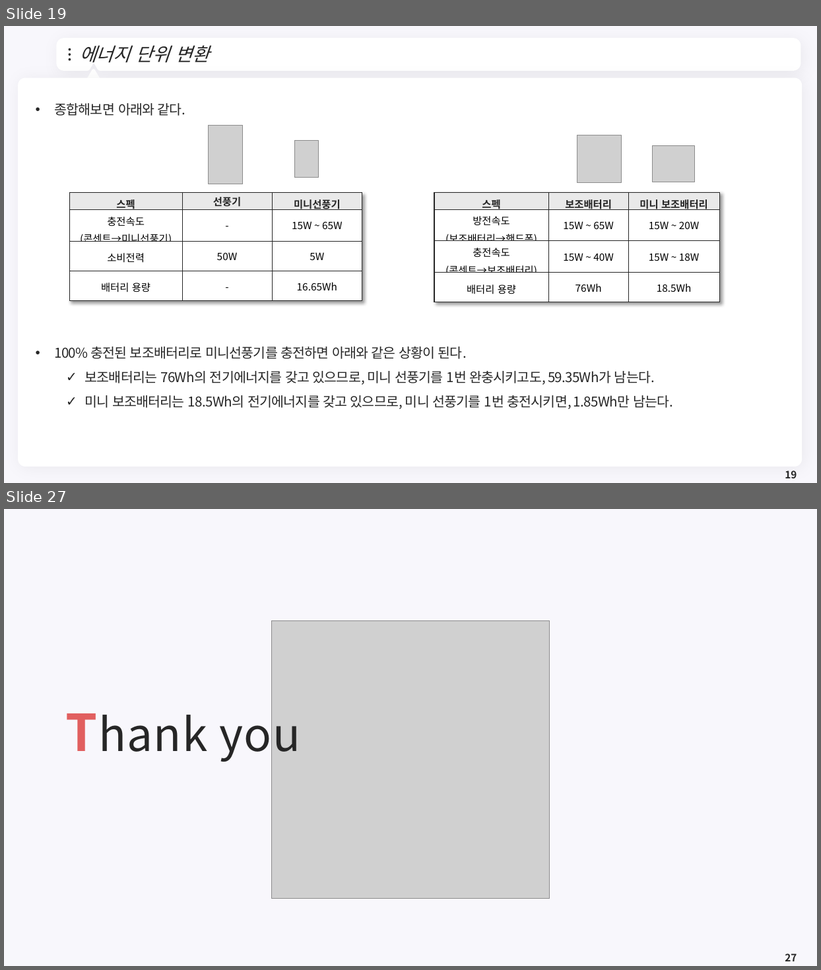
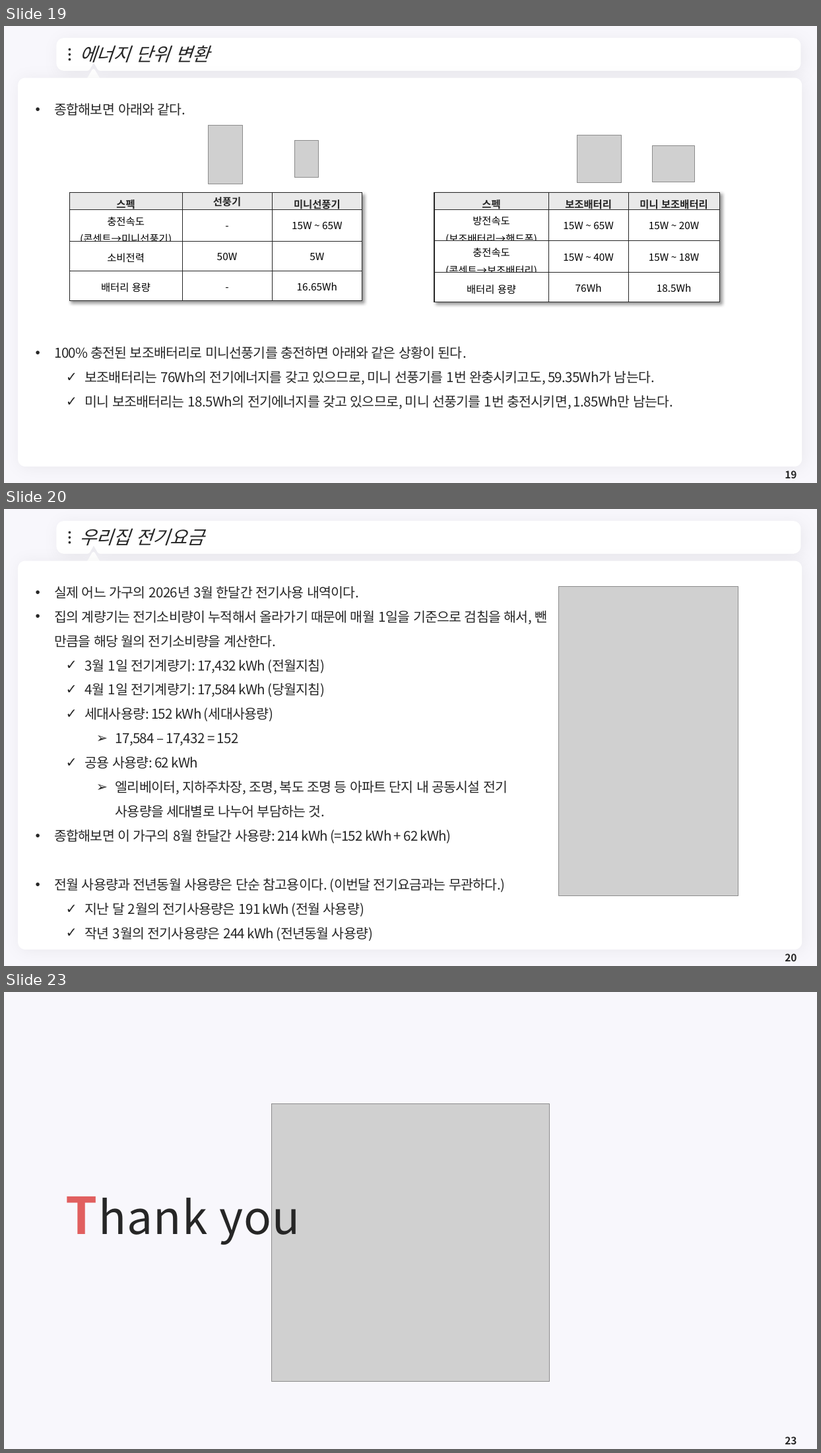
Before and after one commit to meandthey/Teaching, a slide deck: 에너지경제학/자원에너지경제학_Chapter_1.pptx. Shown one above the other, each under a label of ours: slides 19 and 27 before the commit, slides 19, 20 and 23 after it; the slides between them are not shown. The pictures are 821x970 and 821x1453 pixels, drawn with LibreOffice and Linux fonts; fonts in the diff are those of the drawing; grey boxes stand for pictures; background and template pictures are left out. Boxes give left, top, right and bottom in pixels: in the first picture for what was removed or moved away, otherwise in the second. Text is boxed around its words. In the diff, an @@ line names an element or a change of style, - is before the commit and + after.

```diff
--- a/에너지경제학/자원에너지경제학_Chapter_1.pptx
+++ b/에너지경제학/자원에너지경제학_Chapter_1.pptx
@@ slide 20 added at box(4, 509, 817, 966), background #F8F7FC; not listed: 7 template elements that a slide beside it also shows @@
@@ title added at box(79, 528, 205, 546), 22 pt, text #262626, italic @@
+우리집 전기요금
@@ text added at box(54, 586, 547, 941), 16 pt, text #262626 @@
+• 실제 어느 가구의 2026년 3월 한달간 전기사용 내역이다.
+• 집의 계량기는 전기소비량이 누적해서 올라가기 때문에 매월 1일을 기준으로 검침을 해서, 뺀 만큼을 해당 월의 전기소비량을 계산한다.
+  ✓ 3월 1일 전기계량기: 17,432 kWh (전월지침)
+  ✓ 4월 1일 전기계량기: 17,584 kWh (당월지침)
+  ✓ 세대사용량: 152 kWh (세대사용량)
+    ➢ 17,584 – 17,432 = 152
+  ✓ 공용 사용량: 62 kWh
+    ➢ 엘리베이터, 지하주차장, 조명, 복도 조명 등 아파트 단지 내 공동시설 전기 사용량을 세대별로 나누어 부담하는 것.
+• 종합해보면 이 가구의 8월 한달간 사용량: 214 kWh (=152 kWh + 62 kWh)
+• 전월 사용량과 전년동월 사용량은 단순 참고용이다. (이번달 전기요금과는 무관하다.)
+  ✓ 지난 달 2월의 전기사용량은 191 kWh (전월 사용량)
+  ✓ 작년 3월의 전기사용량은 244 kWh (전년동월 사용량)
@@ picture added at box(558, 587, 739, 896) @@
@@ page number added at box(785, 954, 797, 962), 12 pt, text #262626, bold @@
+20
@@ what was slide 27 is now slide 23 @@
@@ page number at box(785, 1437, 797, 1445): text changed @@
-27
+23
```
Also in this commit, not shown: 1 slide changed, 1 other slide added, 1 slide removed, 1 other file.
